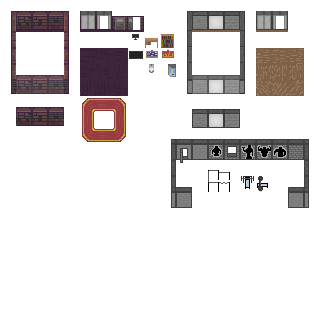
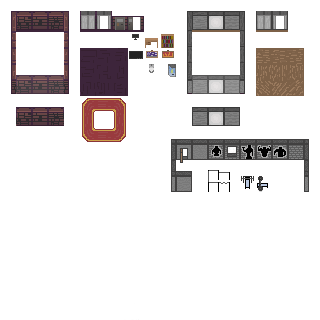
Two versions of the same layered image (320×320). Layer-by-layer changes:
painted on "Слой 27" over [171, 107, 309, 208]
